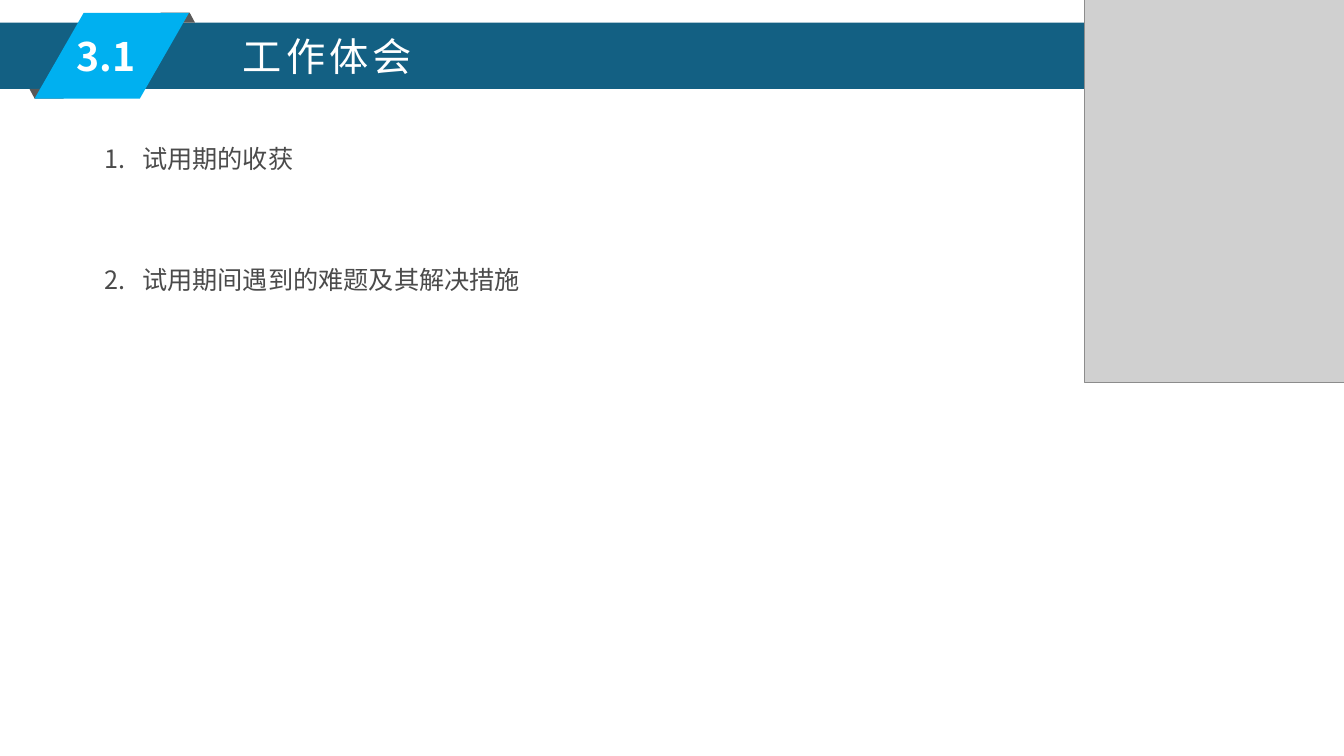
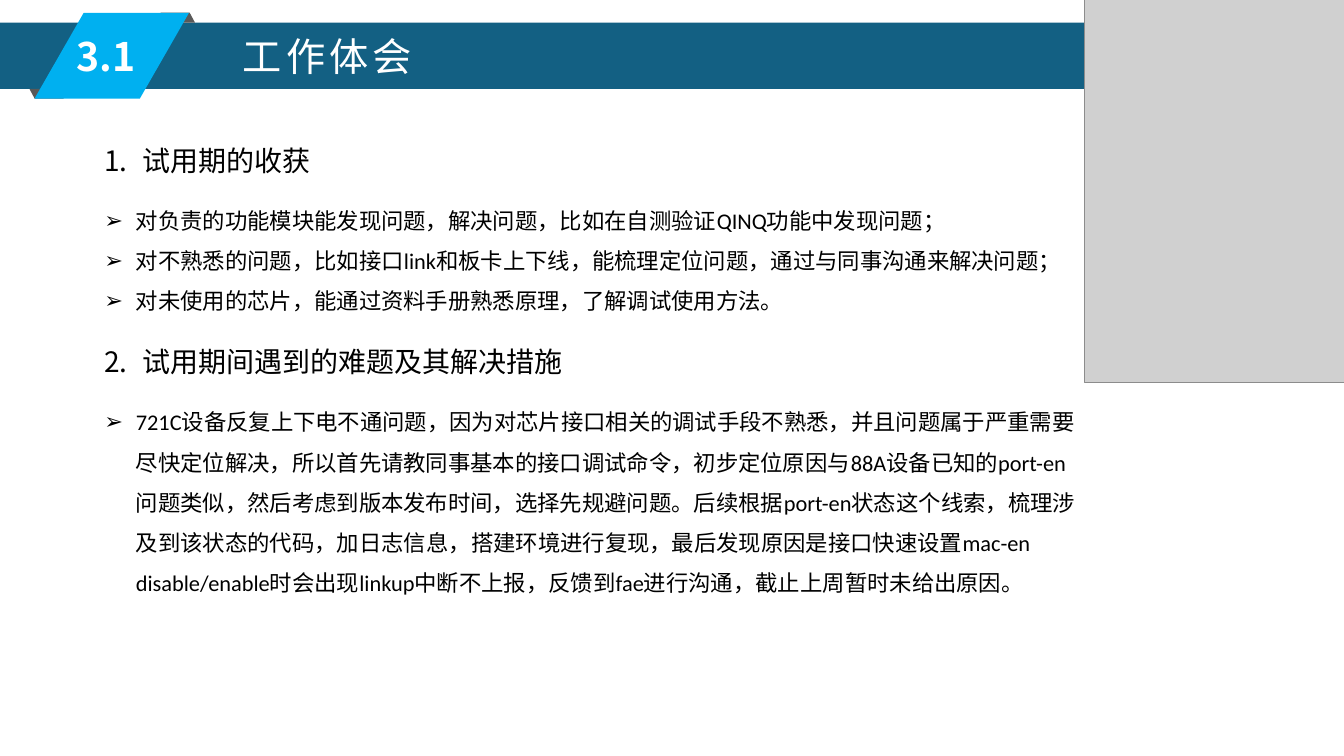
Before and after one commit to abo-wust/notes, a slide deck: slide 8 of 工作笔记/raisecom/02 部门规范/转正答辩PPT模板(软件部).pptx. Drawn at 1344x756 pixels with LibreOffice and Linux fonts; fonts in the diff are those of the drawing; grey boxes stand for pictures. Boxes give left, top, right and bottom in pixels: in the first picture for what was removed or moved away, otherwise in the second. Text is boxed around its words. In the diff, an @@ line names an element or a change of style, - is before the commit and + after.

```diff
--- a/工作笔记/raisecom/02 部门规范/转正答辩PPT模板(软件部).pptx
+++ b/工作笔记/raisecom/02 部门规范/转正答辩PPT模板(软件部).pptx
@@ text at (142, 147, 563, 375): size 18 to 20 pt, font Noto Sans CJK SC to Arial, text colour #4B4B4B to #000000 in "试用期的收获", "试用期间遇到的难题及其解决措施"; more space between paragraphs @@
@@ text at (136, 210, 1061, 312): paragraphs added @@
+➢ 对负责的功能模块能发现问题，解决问题，比如在自测验证QINQ功能中发现问题；
+➢ 对不熟悉的问题，比如接口link和板卡上下线，能梳理定位问题，通过与同事沟通来解决问题；
+➢ 对未使用的芯片，能通过资料手册熟悉原理，了解调试使用方法。
@@ text at (136, 412, 1075, 595): paragraph added @@
+➢ 721C设备反复上下电不通问题，因为对芯片接口相关的调试手段不熟悉，并且问题属于严重需要尽快定位解决，所以首先请教同事基本的接口调试命令，初步定位原因与88A设备已知的port-en问题类似，然后考虑到版本发布时间，选择先规避问题。后续根据port-en状态这个线索，梳理涉及到该状态的代码，加日志信息，搭建环境进行复现，最后发现原因是接口快速设置mac-en disable/enable时会出现linkup中断不上报，反馈到fae进行沟通，截止上周暂时未给出原因。
```
Also in this commit, not shown: 6 other slides changed.
